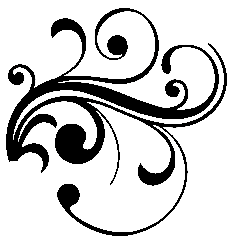
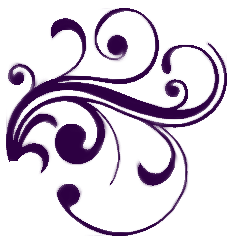
Layers edited between the first and the second w=234, h=241 image:
added layer "Oderwana warstwa. kopia" above "purple" over [6, 8, 227, 236]
renamed "images (3).jpeg" to "black", hid it over [6, 8, 227, 236]
